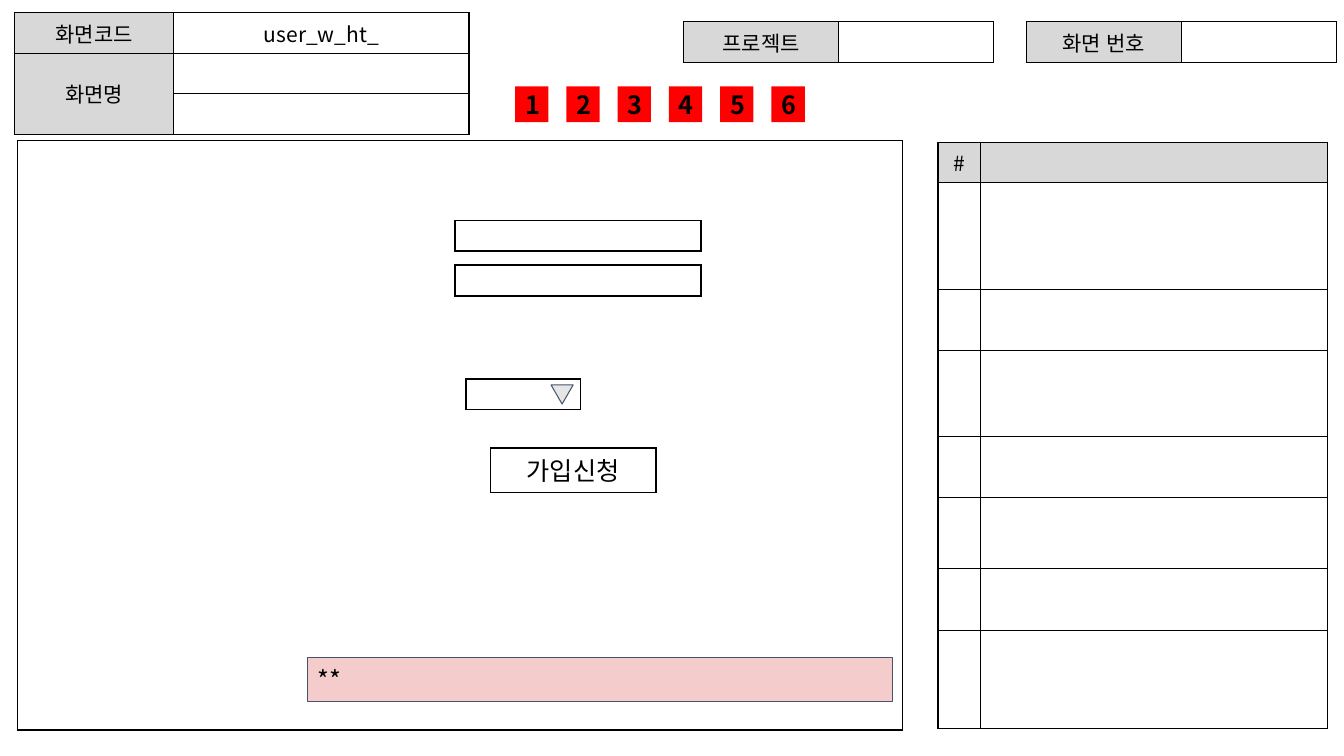
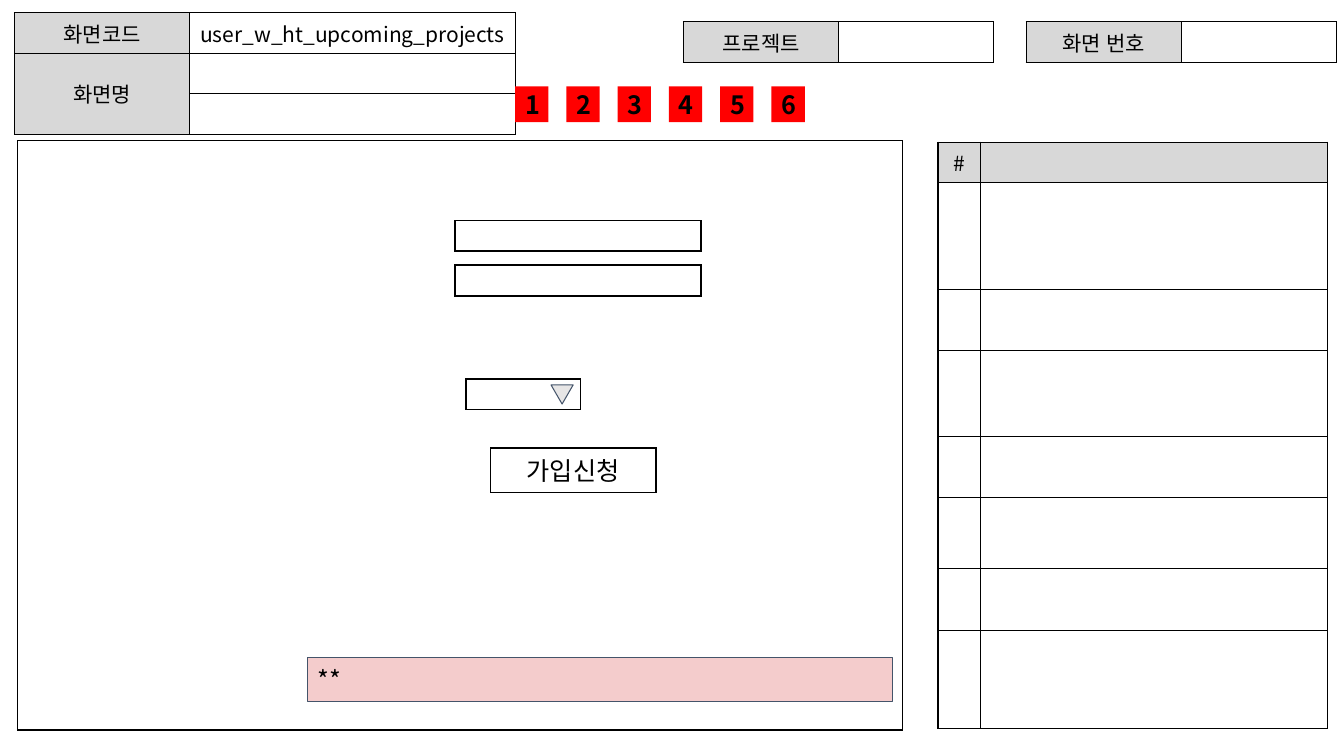
Before and after one commit to ezenteam2/EzenCrowdFunding, a slide deck: slide 12 of project03 화면설계서/project03 - 화면 설계서 - 현태.pptx. Drawn at 1344x756 pixels with LibreOffice and Linux fonts; fonts in the diff are those of the drawing. Boxes give left, top, right and bottom in pixels: in the first picture for what was removed or moved away, otherwise in the second. Text is boxed around its words. In the diff, an @@ line names an element or a change of style, - is before the commit and + after.

```diff
--- a/project03 화면설계서/project03 - 화면 설계서 - 현태.pptx
+++ b/project03 화면설계서/project03 - 화면 설계서 - 현태.pptx
@@ table at (14,13,515,119) @@
-row 1, column 2: user_w_ht_
+row 1, column 2: user_w_ht_upcoming_projects
@@ table: place and size @@
-table at (14,13,469,119)
+table at (14,13,515,119)
```
Also in this commit, not shown: 15 other slides changed, 2 slides removed, 1 other file.
